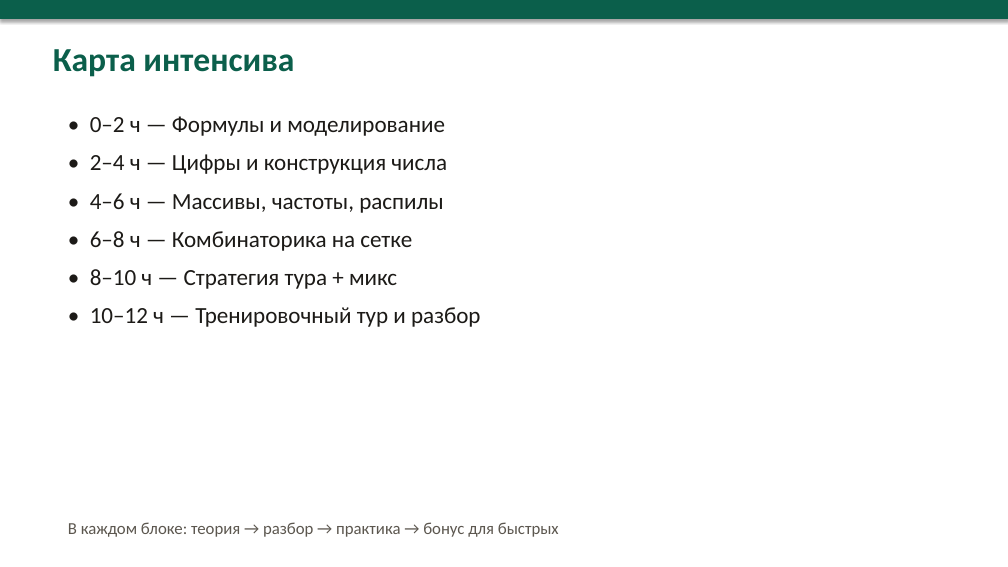
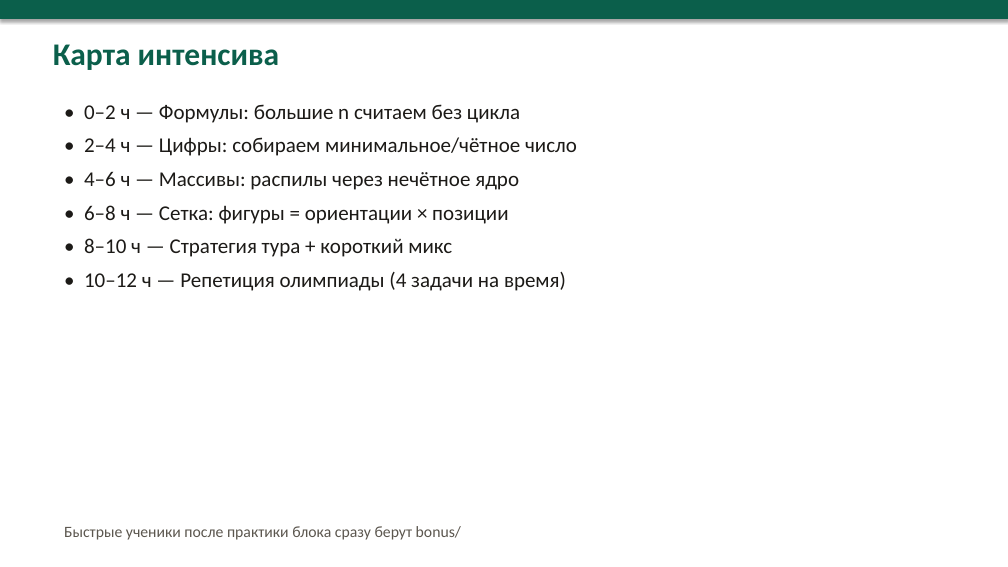
Before and after one commit to NastyaKL95/plan, a slide deck: slide 3 of informatika-mun-26-27/office/Prezentaciya_podgotovka_12h.pptx (slide 2 before the commit). Drawn at 1008x567 pixels with LibreOffice and Linux fonts; fonts in the diff are those of the drawing. Boxes give left, top, right and bottom in pixels: in the first picture for what was removed or moved away, otherwise in the second. Text is boxed around its words. In the diff, an @@ line names an element or a change of style, - is before the commit and + after.

```diff
--- a/informatika-mun-26-27/office/Prezentaciya_podgotovka_12h.pptx
+++ b/informatika-mun-26-27/office/Prezentaciya_podgotovka_12h.pptx
@@ text "Карта интенсива" at box(53, 44, 279, 70): size 32 to 30 pt @@
@@ text at box(84, 104, 577, 291): text changed; size 22 to 20 pt @@
-• 0–2 ч — Формулы и моделирование
-• 2–4 ч — Цифры и конструкция числа
-• 4–6 ч — Массивы, частоты, распилы
-• 6–8 ч — Комбинаторика на сетке
-• 8–10 ч — Стратегия тура + микс
-• 10–12 ч — Тренировочный тур и разбор
+• 0–2 ч — Формулы: большие n считаем без цикла
+• 2–4 ч — Цифры: собираем минимальное/чётное число
+• 4–6 ч — Массивы: распилы через нечётное ядро
+• 6–8 ч — Сетка: фигуры = ориентации × позиции
+• 8–10 ч — Стратегия тура + короткий микс
+• 10–12 ч — Репетиция олимпиады (4 задачи на время)
@@ text at box(64, 526, 461, 540): text changed; size 16 to 15 pt @@
-В каждом блоке: теория → разбор → практика → бонус для быстрых
+Быстрые ученики после практики блока сразу берут bonus/
```
Also in this commit, not shown: 7 other slides changed, 18 slides added, 5 slides removed, 13 other files.
